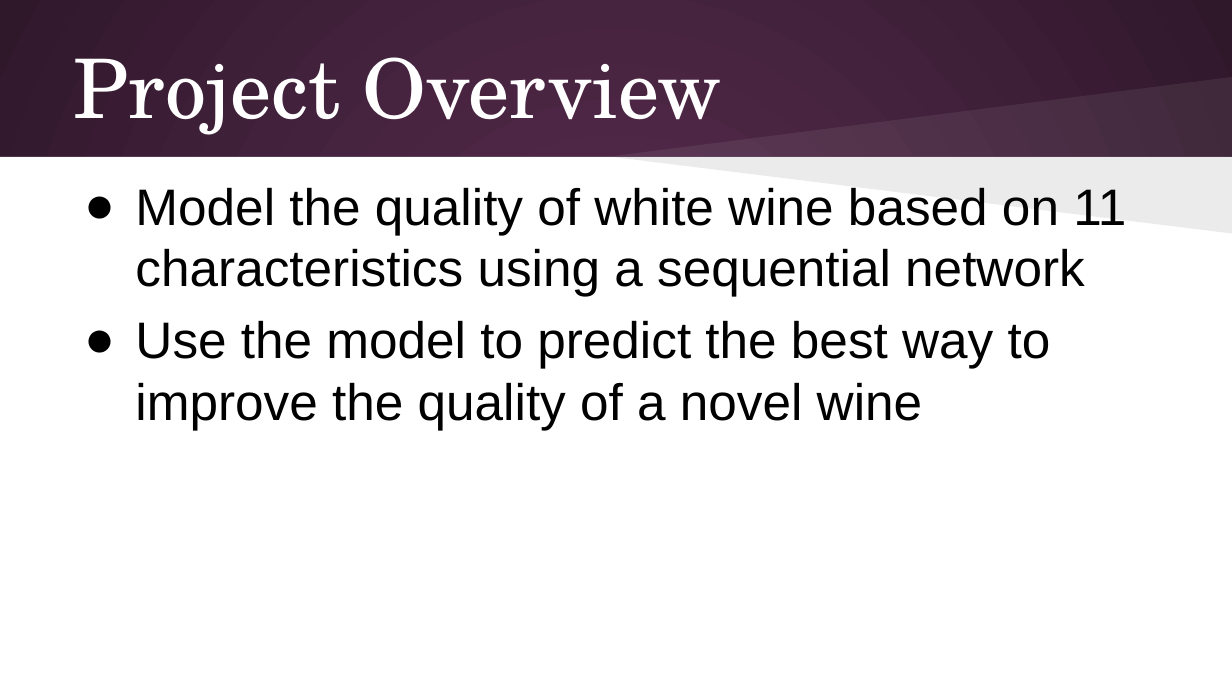
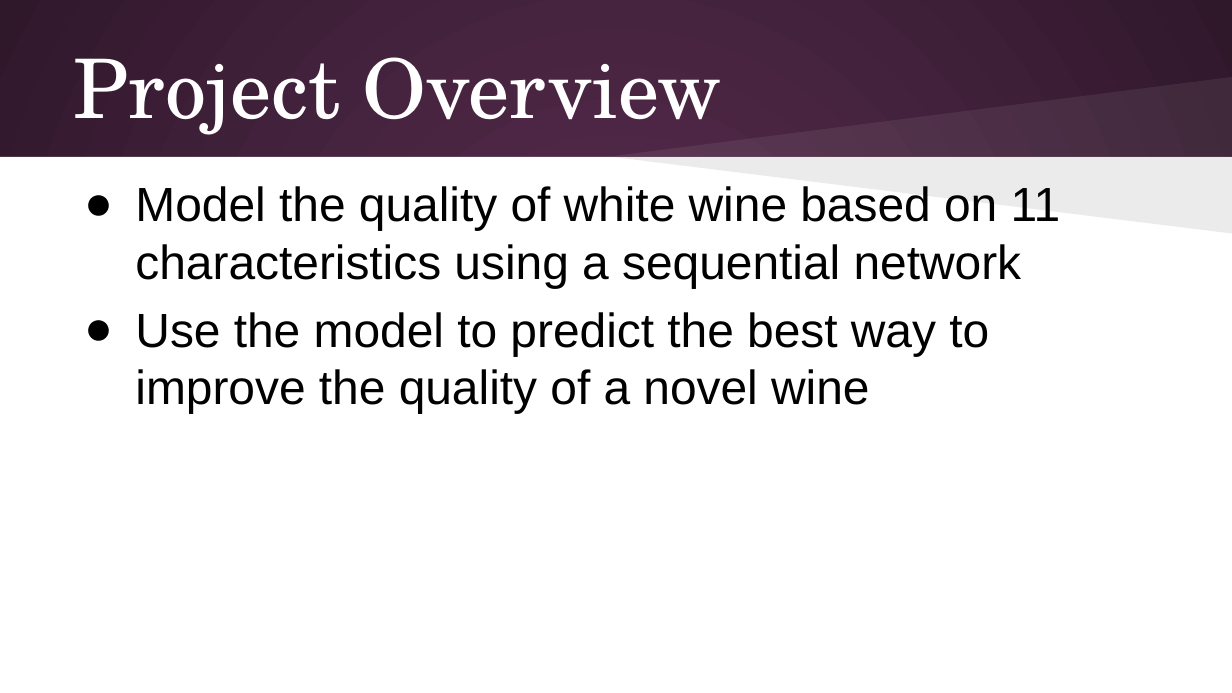
Before and after one commit to AaronSzabo/CMSC389A, a slide deck: slide 3 of Final-Project/ProjectPresentation.pptx. Drawn at 1232x693 pixels with LibreOffice and Linux fonts; fonts in the diff are those of the drawing. Boxes give left, top, right and bottom in pixels: in the first picture for what was removed or moved away, otherwise in the second. Text is boxed around its words. In the diff, an @@ line names an element or a change of style, - is before the commit and + after.

```diff
--- a/Final-Project/ProjectPresentation.pptx
+++ b/Final-Project/ProjectPresentation.pptx
@@ text "Model the quality of white ..." at (x1=135, y1=186, x2=1061, y2=413): size 30 to 28 pt @@
```
Also in this commit, not shown: 6 other slides changed, 1 other file.
